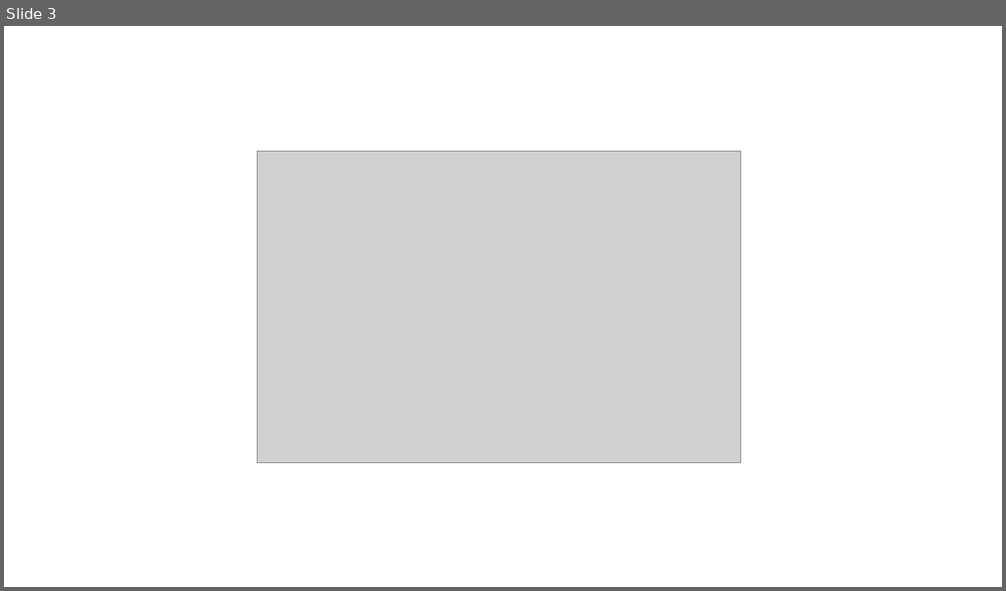
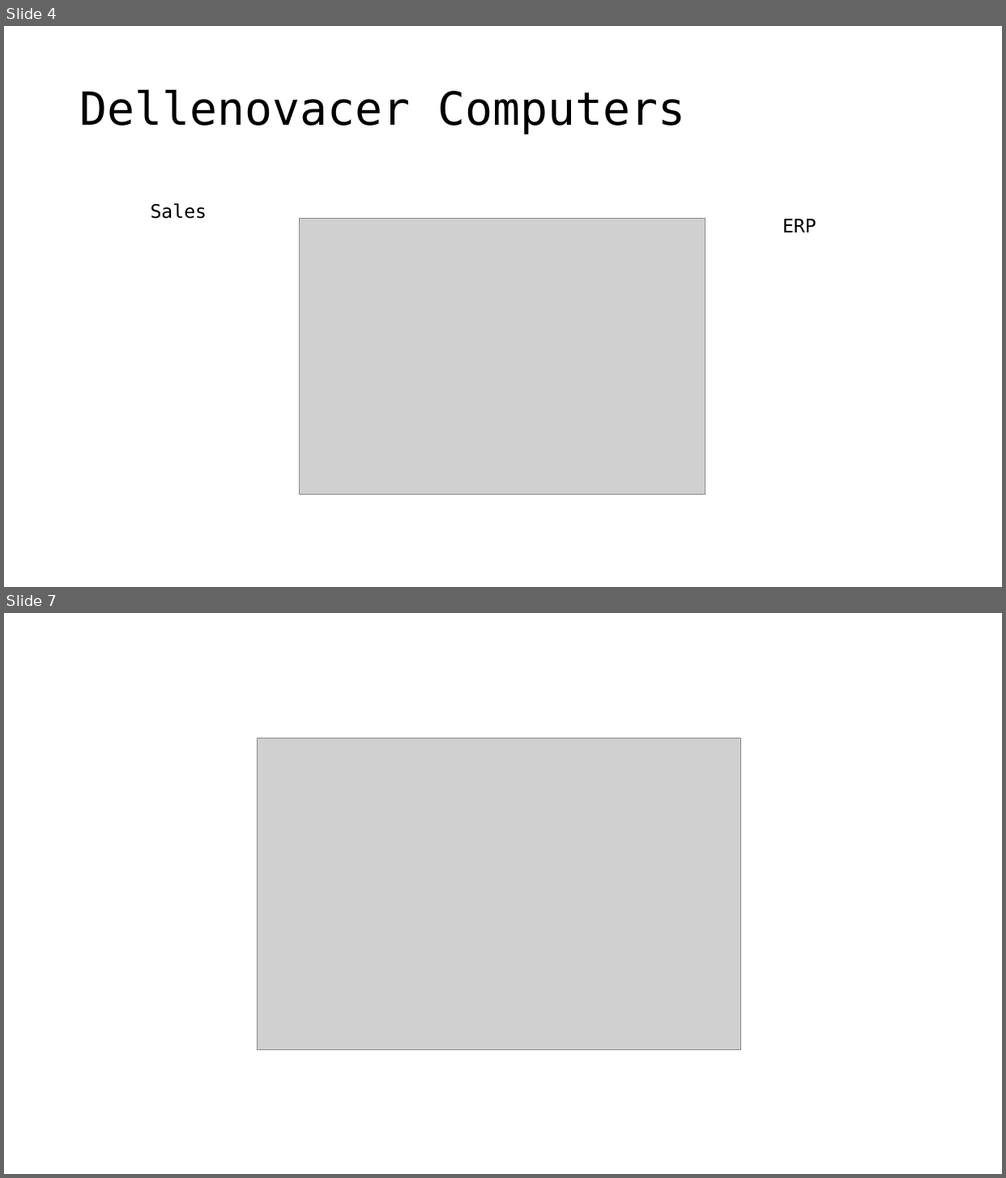
Before and after one commit to jbogard/presentations, a slide deck: AvoidingMicroserviceMegadisasters/AvoidingMicroserviceMegadisasters.pptx. Shown one above the other, each under a label of ours: slide 3 before the commit, slides 4 and 7 after it; the slides between them are not shown. The pictures are 1006x591 and 1006x1178 pixels, drawn with LibreOffice and Linux fonts; fonts in the diff are those of the drawing; grey boxes stand for pictures. Boxes give left, top, right and bottom in pixels: in the first picture for what was removed or moved away, otherwise in the second. Text is boxed around its words. In the diff, an @@ line names an element or a change of style, - is before the commit and + after.

```diff
--- a/AvoidingMicroserviceMegadisasters/AvoidingMicroserviceMegadisasters.pptx
+++ b/AvoidingMicroserviceMegadisasters/AvoidingMicroserviceMegadisasters.pptx
@@ slide 4 added at bbox=[4, 26, 1002, 587], background #FFFFFF @@
@@ title added at bbox=[80, 89, 686, 135], 44 pt, text #000000 @@
+Dellenovacer Computers
@@ text added at bbox=[151, 203, 207, 219], 18 pt, text #000000 @@
+Sales
@@ picture added at bbox=[300, 219, 705, 495] @@
@@ text added at bbox=[782, 219, 816, 233], 18 pt, text #000000 @@
+ERP
@@ what was slide 3 is now slide 7 @@
```
Also in this commit, not shown: 11 slides changed, 12 other slides added, 1 slide removed, 4 other files.
